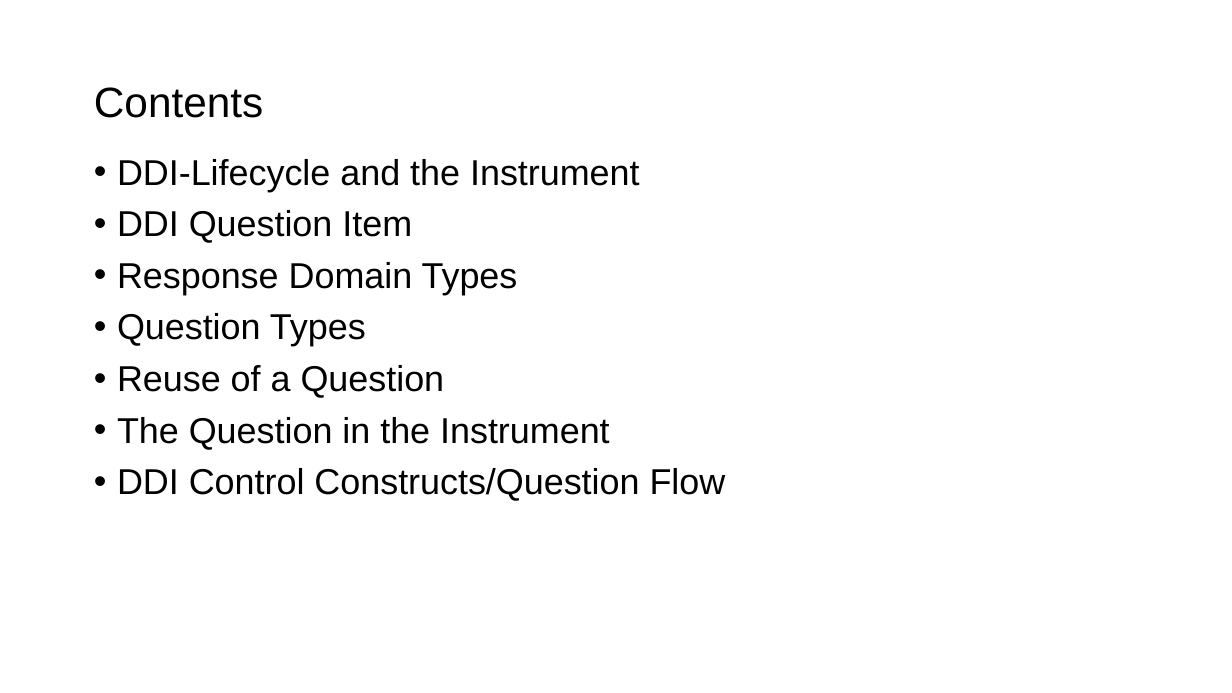
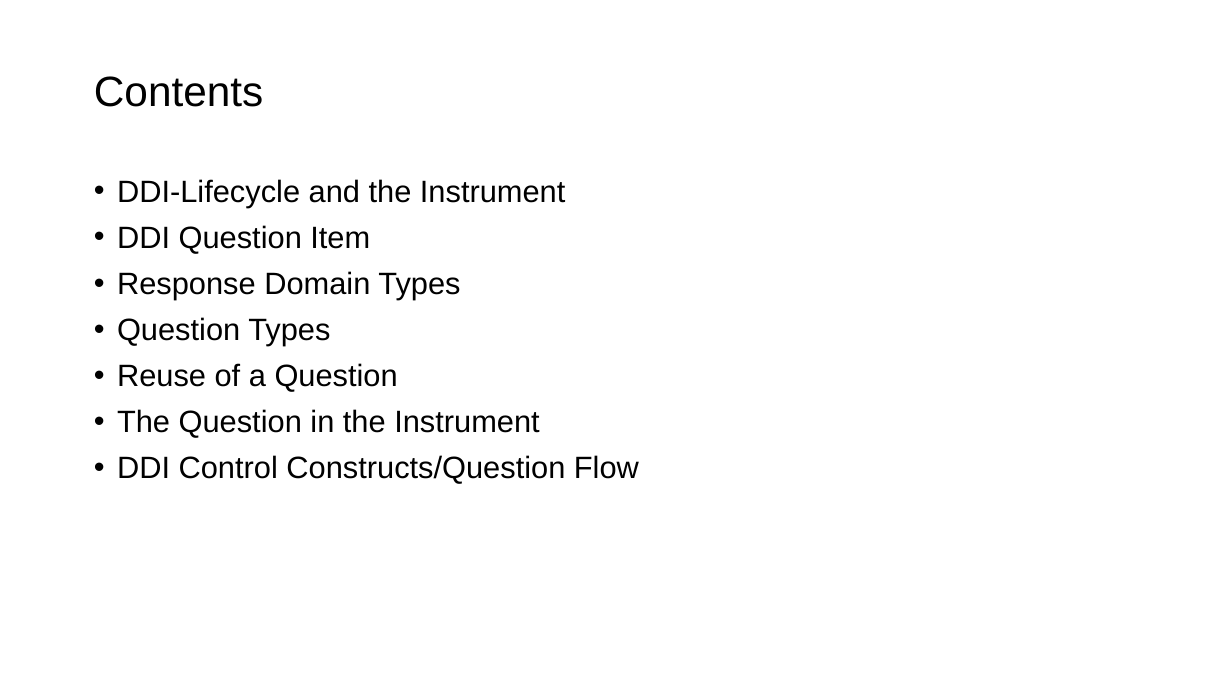
Before and after one commit to CLOSER-Cohorts/training-development, a slide deck: slide 2 of templates/ddi-reference.pptx. Drawn at 1232x693 pixels with LibreOffice and Linux fonts; fonts in the diff are those of the drawing; background and template pictures are left out. Boxes give left, top, right and bottom in pixels: in the first picture for what was removed or moved away, otherwise in the second. Text is boxed around its words. In the diff, an @@ line names an element or a change of style, - is before the commit and + after.

Commit message:
formatting changes to template

```diff
--- a/templates/ddi-reference.pptx
+++ b/templates/ddi-reference.pptx
@@ title "Contents": place and size @@
-title "Contents" at (94,87,263,118)
+title "Contents" at (94,76,263,107)
@@ text "DDI-Lifecycle and the Instrument": place and size @@
-text "DDI-Lifecycle and the Instrument" at (117,159,726,501)
+text "DDI-Lifecycle and the Instrument" at (117,179,639,484)
@@ text "DDI-Lifecycle and the Instrument" at (117,179,639,484): size 28 to 24 pt @@
```
Also in this commit, not shown: 7 other slides changed.
